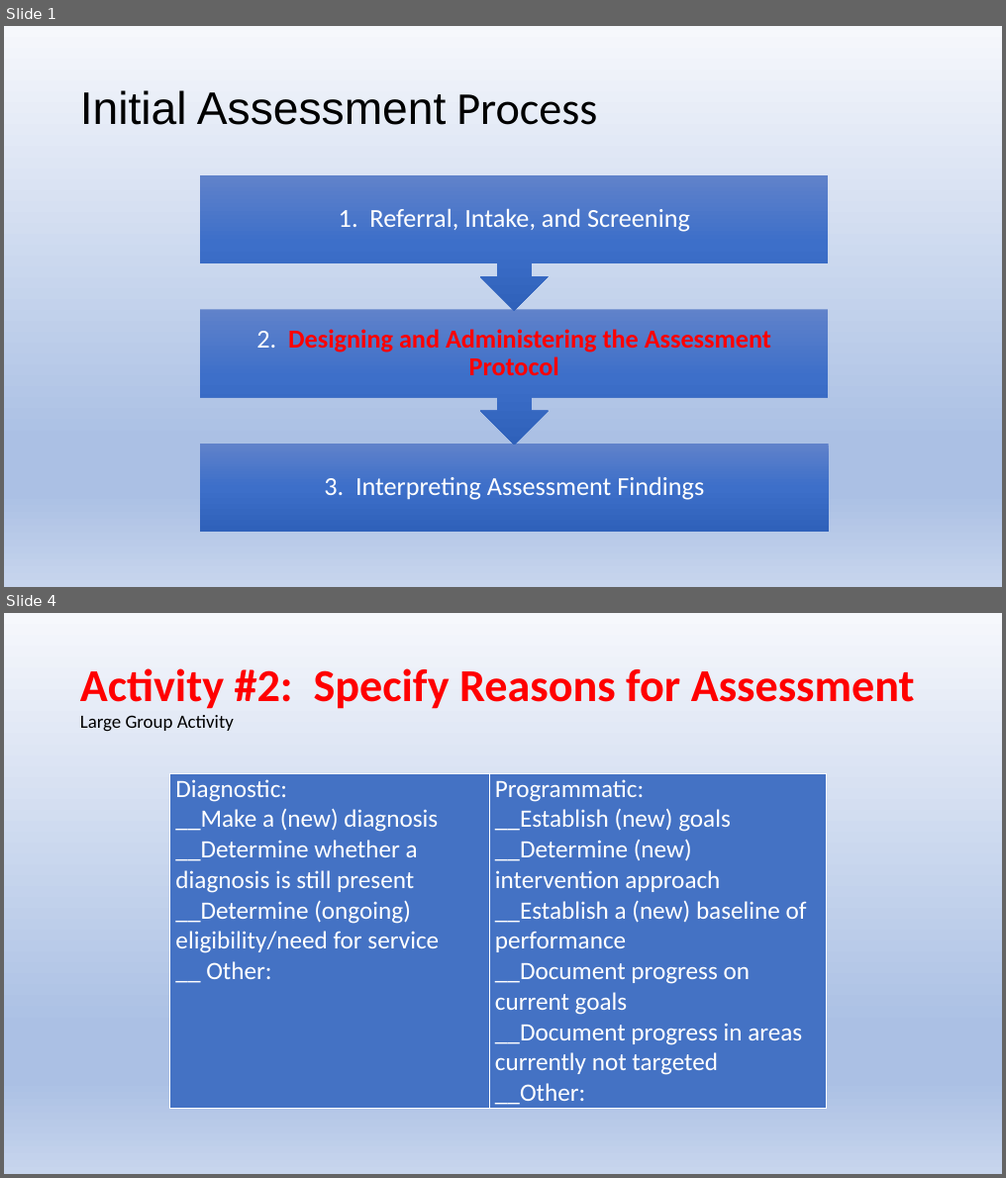
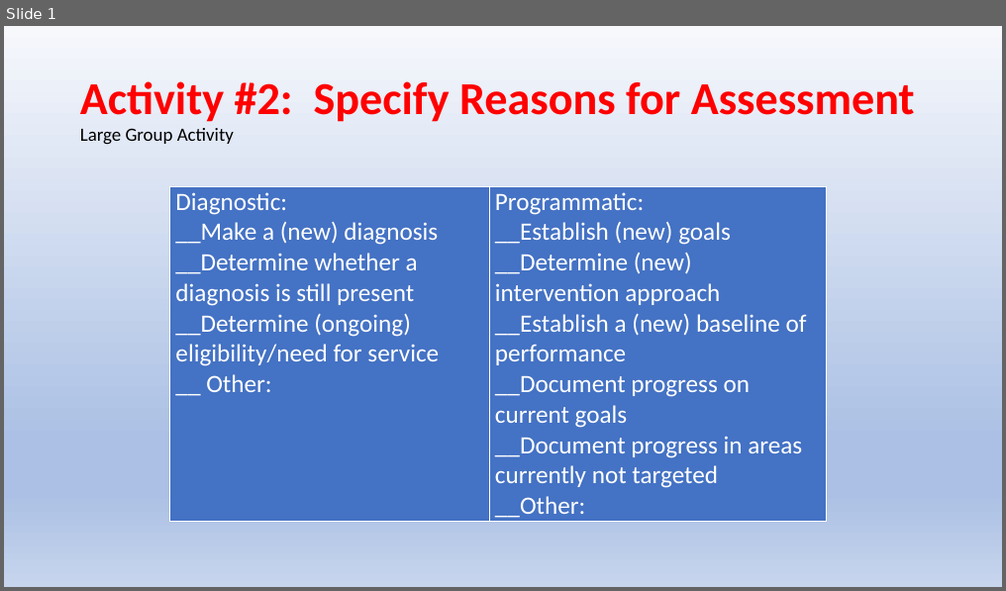
Before and after one commit to Jim-Wright90/cds431_sp22, a slide deck: slides/cds431_week2_1.pptx. Shown one above the other, each under a label of ours: slides 1 and 4 before the commit, slide 1 after it; the slides between them are not shown. The pictures are 1006x1178 and 1006x591 pixels, drawn with LibreOffice and Linux fonts; fonts in the diff are those of the drawing. Boxes give left, top, right and bottom in pixels: in the first picture for what was removed or moved away, otherwise in the second. Text is boxed around its words. In the diff, an @@ line names an element or a change of style, - is before the commit and + after.

```diff
--- a/slides/cds431_week2_1.pptx
+++ b/slides/cds431_week2_1.pptx
@@ slide 1 removed at box(4, 26, 1002, 587), background gradient #F6F8FC to #ABC0E4 to #C7D5ED @@
@@ title removed at box(80, 90, 597, 125) @@
-Initial Assessment Process
@@ group removed at box(200, 175, 829, 532): 3 texts, 2 up arrow callouts, 1 rectangle @@
-3. Interpreting Assessment Findings
-2. Designing and Administering the Assessment Protocol
-1. Referral, Intake, and Screening
@@ what was slide 4 is now slide 1 @@
```
Also in this commit, not shown: 26 slides added, 2 other slides removed, 3 other files.
